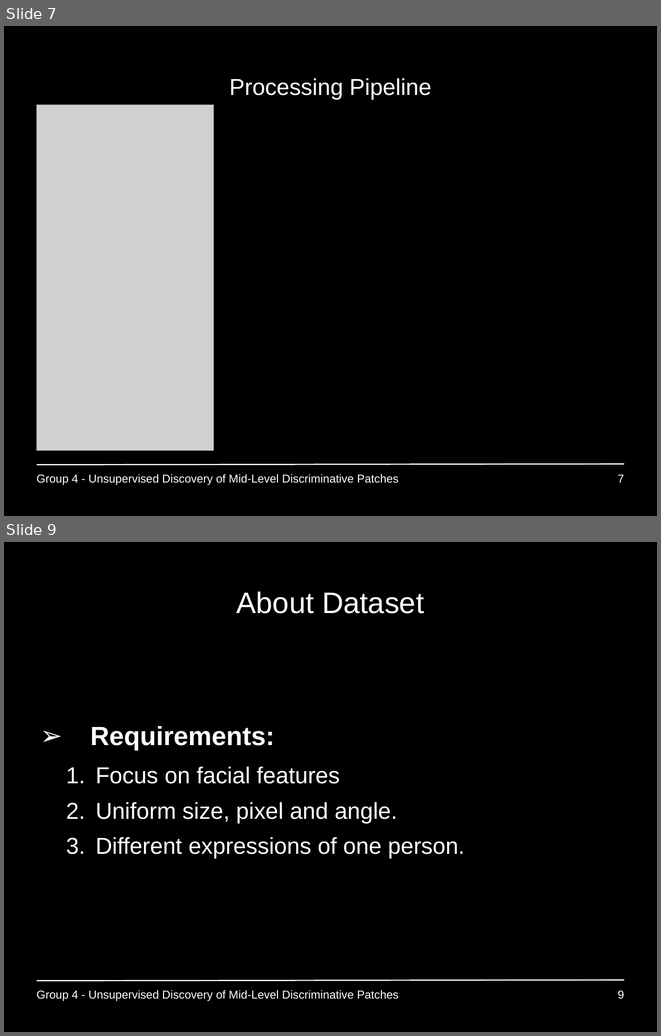
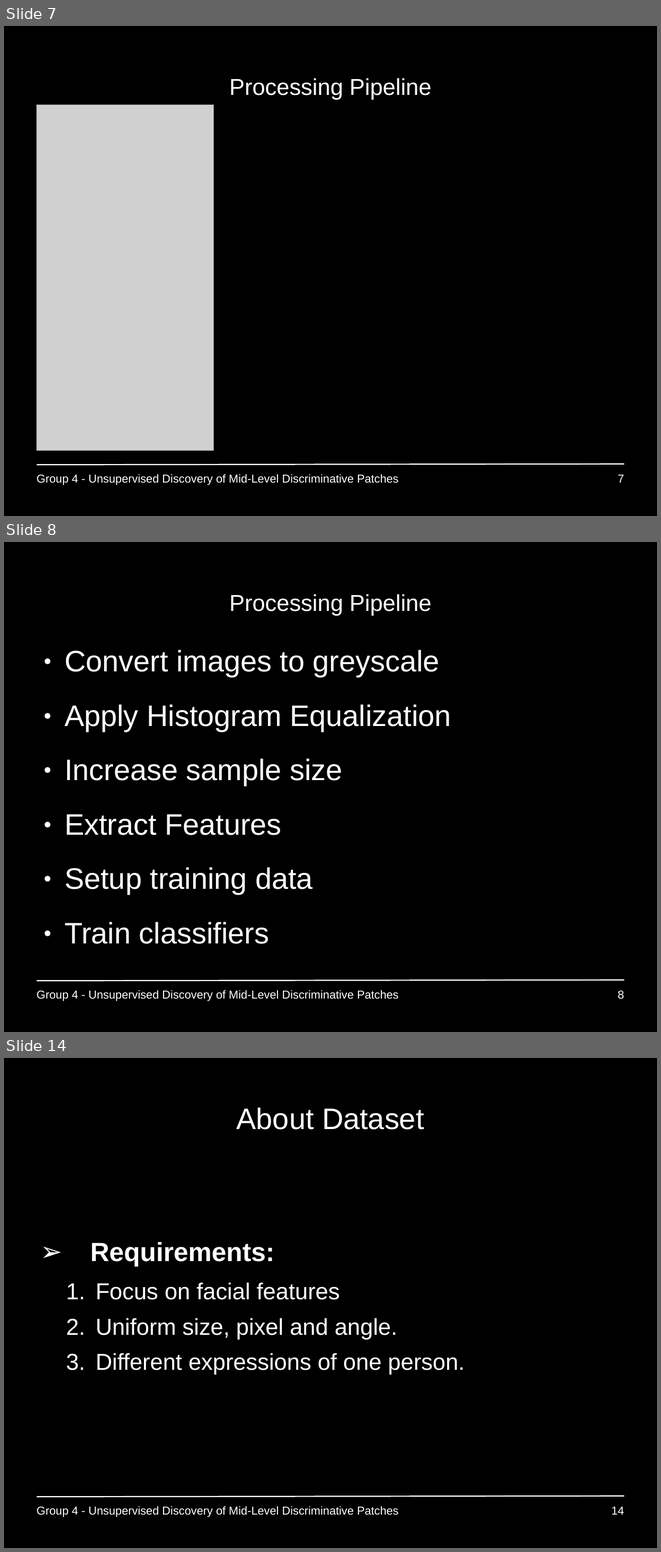
Before and after one commit to GiannisPapadopoulos/DiscriminativePatches, a slide deck: presentations/period3/MAI_Project1_Group4.ppt. Shown one above the other, each under a label of ours: slides 7 and 9 before the commit, slides 7, 8 and 14 after it; the slides between them are not shown. The pictures are 661x1036 and 661x1552 pixels, drawn with LibreOffice and Linux fonts; fonts in the diff are those of the drawing; grey boxes stand for pictures; background and template pictures are left out. Boxes give left, top, right and bottom in pixels: in the first picture for what was removed or moved away, otherwise in the second. Text is boxed around its words. In the diff, an @@ line names an element or a change of style, - is before the commit and + after.

Commit message:
application processing pipeline explained

```diff
--- a/presentations/period3/MAI_Project1_Group4.ppt
+++ b/presentations/period3/MAI_Project1_Group4.ppt
@@ slide 8 added at (x1=4, y1=542, x2=657, y2=1032), background #000000; not listed: 1 template element that a slide beside it also shows @@
@@ title added at (x1=229, y1=594, x2=432, y2=616), 28 pt, text #FFFFFF @@
+Processing Pipeline
@@ text added at (x1=64, y1=650, x2=451, y2=944), 36 pt, text #FFFFFF @@
+● Convert images to greyscale
+● Apply Histogram Equalization
+● Increase sample size
+● Extract Features
+● Setup training data
+● Train classifiers
@@ text added at (x1=36, y1=990, x2=399, y2=1000), 14 pt, text #FFFFFF @@
+Group 4 - Unsupervised Discovery of Mid-Level Discriminative Patches
@@ page number added at (x1=618, y1=990, x2=624, y2=999), 14 pt, text #FFFFFF @@
+8
@@ what was slide 9 is now slide 14 @@
@@ page number at (x1=611, y1=1506, x2=624, y2=1514): text changed @@
-9
+14
```
Also in this commit, not shown: 1 slide changed, 4 other slides added.
